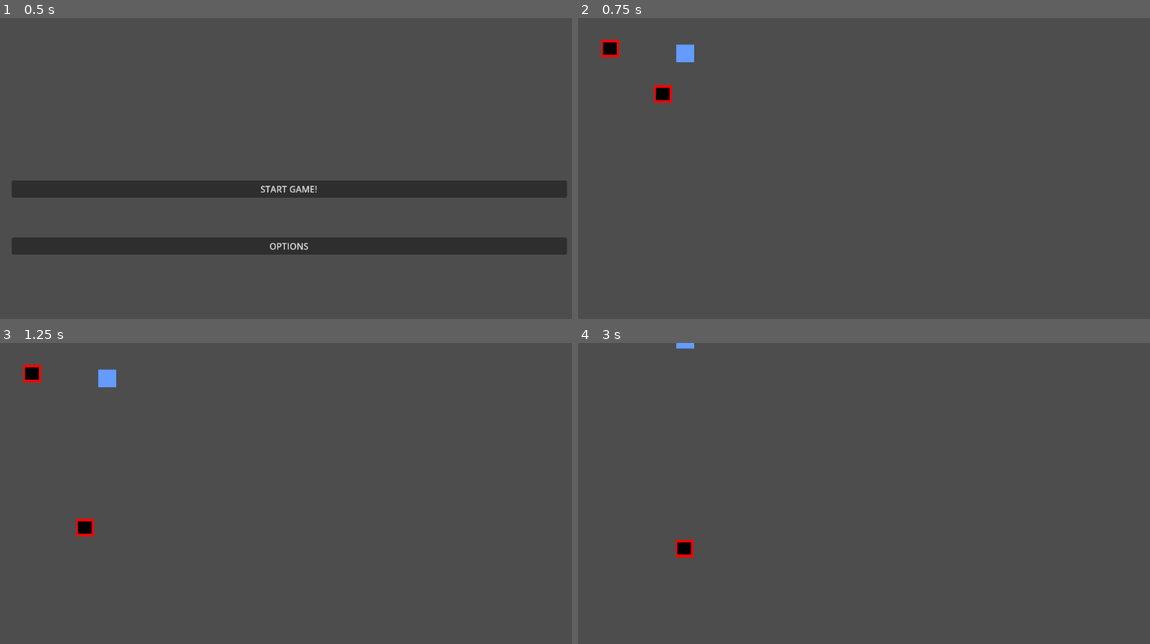
Above: before the commit, frames 1-4 (two rows, left to right).
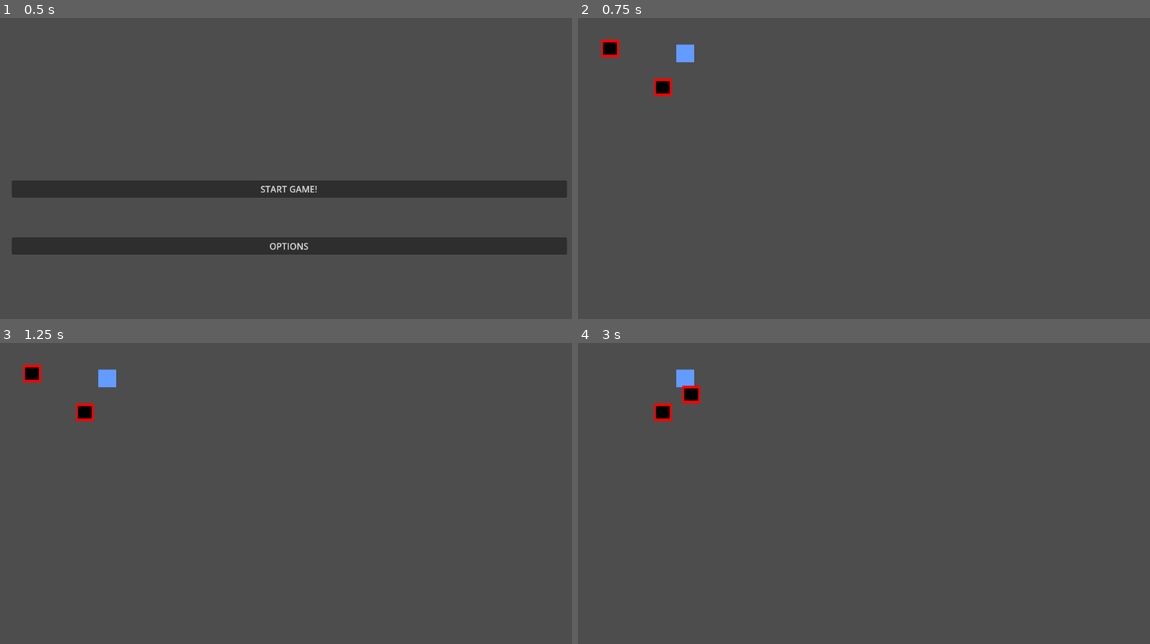
Above: after the commit, the same moments.

Repository: Pi-pol/Tachyon-race
Game: Godot game, scene res://Scenes/MainMenu.tscn
The game is run twice, just before and just after one commit, with the same random seed, the same clock (stepped at 60 frames per second) and the same inputs.
Inputs (mouse positions are in pixels of both pictures, inside the frame that each line leads up to):
- Up to frame 1 (0.5 s): no input
- Up to frame 2 (0.75 s): click "START GAME!" at 0.5 s
- Up to frame 3 (1.25 s): no input
- Up to frame 4 (3 s): move the mouse to (1001, 523) at 1.27 s; hold Right (ui_right) 1.28-2.03 s; click (1001, 523) at 1.42 s; tap Enter at 2 s; move the mouse to (749, 562) at 2.02 s; hold Down (ui_down) 2.03-2.78 s; move the mouse to (926, 454) at 2.77 s; hold Right (ui_right) from 2.78 s (still down)

Frame 1 is identical in both runs. In frame 2, 0.2% of the frame differs, in the area x 13-17%, y 19-29%; in frame 3, 0.4%; in frame 4, 0.8%, in the area x 13-22%, y 0-72%.

Commit message:
work on pushable objects

Diff:
--- a/Scenes/1stlevel.gdshader
+++ /dev/null
@@ -1,14 +0,0 @@
-shader_type canvas_item;
-
-void vertex() {
-	// Called for every vertex the material is visible on.
-}
-
-void fragment() {
-	// Called for every pixel the material is visible on.
-}
-
-//void light() {
-	// Called for every pixel for every light affecting the CanvasItem.
-	// Uncomment to replace the default light processing function with this one.
-//}
--- a/Scenes/1stlevel.tscn
+++ b/Scenes/1stlevel.tscn
@@ -1,20 +1,38 @@
-[gd_scene load_steps=8 format=3 uid="uid://oo0vn7fcpglf"]
+[gd_scene load_steps=9 format=3 uid="uid://oo0vn7fcpglf"]
 
 [ext_resource type="PackedScene" uid="uid://dtk3e2suufm0m" path="res://Scenes/player.tscn" id="1_y7u1b"]
 [ext_resource type="Texture2D" uid="uid://dpb31771lqv1" path="res://sth.png" id="2_40tig"]
 [ext_resource type="Texture2D" uid="uid://begckgk320i22" path="res://character.png" id="2_xif6h"]
-[ext_resource type="Shader" path="res://Scenes/1stlevel.gdshader" id="3_41vm3"]
+[ext_resource type="Script" path="res://Scripts/PushBox.gd" id="3_fsm57"]
 
 [sub_resource type="RectangleShape2D" id="RectangleShape2D_60p0f"]
 size = Vector2(32, 32)
 
+[sub_resource type="Shader" id="Shader_xmui1"]
+code = "shader_type canvas_item;
+
+void vertex() {
+	// Called for every vertex the material is visible on.
+}
+
+void fragment() {
+	// Called for every pixel the material is visible on.
+}
+
+//void light() {
+	// Called for every pixel for every light affecting the CanvasItem.
+	// Uncomment to replace the default light processing function with this one.
+//}
+"
+
 [sub_resource type="ShaderMaterial" id="ShaderMaterial_h14jk"]
-shader = ExtResource("3_41vm3")
+shader = SubResource("Shader_xmui1")
 
 [sub_resource type="RectangleShape2D" id="RectangleShape2D_0cajd"]
 size = Vector2(1, 1)
 
 [node name="1Stlevel" type="Node2D"]
+y_sort_enabled = true
 
 [node name="Player" parent="." instance=ExtResource("1_y7u1b")]
 
@@ -37,15 +55,16 @@
 position = Vector2(212, 64)
 texture = ExtResource("2_40tig")
 
-[node name="RigidBody2D" type="RigidBody2D" parent="."]
+[node name="Pudelko" type="CharacterBody2D" parent="."]
+script = ExtResource("3_fsm57")
+
+[node name="Sprite2D" type="Sprite2D" parent="Pudelko"]
 material = SubResource("ShaderMaterial_h14jk")
 position = Vector2(172, 125)
-
-[node name="Sprite2D" type="Sprite2D" parent="RigidBody2D"]
-material = SubResource("ShaderMaterial_h14jk")
 texture = ExtResource("2_xif6h")
 
-[node name="CollisionShape2D" type="CollisionShape2D" parent="RigidBody2D"]
+[node name="CollisionShape2D" type="CollisionShape2D" parent="Pudelko"]
 material = SubResource("ShaderMaterial_h14jk")
+position = Vector2(172, 125)
 scale = Vector2(32, 32)
 shape = SubResource("RectangleShape2D_0cajd")
--- a/Scenes/Button_start.gd
+++ /dev/null
@@ -1,11 +0,0 @@
-extends "res://Scripts/startbutton.gd"
-
-
-# Called when the node enters the scene tree for the first time.
-func _ready():
-	pass # Replace with function body.
-
-
-# Called every frame. 'delta' is the elapsed time since the previous frame.
-func _process(delta):
-	pass
--- /dev/null
+++ b/Scripts/Box.gd
@@ -0,0 +1,13 @@
+extends CharacterBody2D
+class_name Box
+#
+## Called when the node enters the scene tree for the first time.
+#func _ready():
+	#pass # Replace with function body.
+
+func push(velocity: Vector2) -> void:
+	print("Push not implemented..")
+#
+## Called every frame. 'delta' is the elapsed time since the previous frame.
+#func _process(delta):
+	#pass
--- a/Scripts/Player.gd
+++ b/Scripts/Player.gd
@@ -15,13 +15,15 @@
 	else:
 		velocity = velocity.move_toward(Vector2.ZERO,FRICTION*delta)
 	move_and_slide()
+	if get_slide_collision_count() > 0:
+		_check_pushables(velocity)
 
 func _check_pushables(motion: Vector2) -> void:
 	if abs(motion.x) + abs(motion.y) > 1:
 		return
-	var box := get_slide_collision(0)
+	var box := get_slide_collision(0).get_collider() as Box
 	if box:
-		pass
+		box.push(motion)
 
 func _check_buttonables(motion: Vector2) -> void:
 	pass
--- a/Scripts/PushBox.gd
+++ b/Scripts/PushBox.gd
@@ -1,11 +1,6 @@
-extends Node
+extends Box
+class_name PushableBox
 
-
-# Called when the node enters the scene tree for the first time.
-func _ready():
-	pass # Replace with function body.
-
-
-# Called every frame. 'delta' is the elapsed time since the previous frame.
-func _process(delta):
-	pass
+func push(inVelocity: Vector2) -> void:
+	velocity = inVelocity;
+	move_and_slide()
